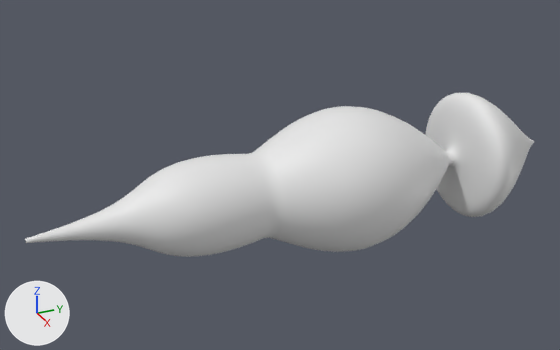
The glTF model frontend/public/fish524.glb, before and after one commit.
One viewpoint serves both versions: a 50 mm lens placed at (18.78, -14.22, 9.92), pointed at (-0.52, -5.53, 0.26). The lights are fixed; the arrows at lower left show +X, +Y and +Z. The first picture is the older version. Vertices at exactly the same position are counted once.

Names of what the first picture shows: 'Fish'.
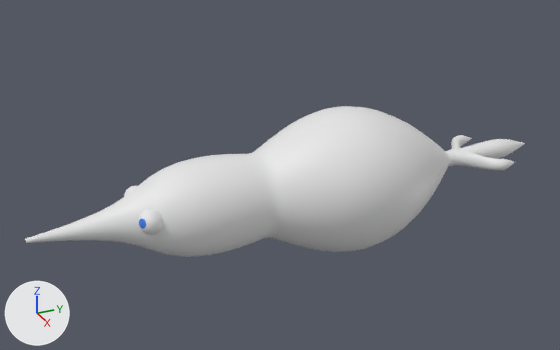
Where the change shows, as pixel boxes (x1, y1, x2, y2) in the pictures (560 x 350 px):
'Fish', reshaped (8% shorter): before (25, 93, 534, 257); after (25, 106, 525, 257)
part 1 of me_headmesh5_078, added: after (138, 209, 163, 235)
part 2 of me_headmesh5_078, added (mostly hidden): after (124, 186, 137, 197)
part 3 of me_headmesh5_078, cut back: before (425, 93, 534, 217); after (446, 135, 525, 171)

What the commit changed:
Material 'Material.695' (mat_material_695) is new.
Its base color is (0.0465, 0.203, 0.8) (blue #3d7ce7).
Material 'TailMaterial.347' (mat_tailmaterial_347) is new.
Its base color is (0.8, 0.8, 0.8) (white #e7e7e7).
me_headmesh5_078 is used by ob_fish; location (0.0, 0.0, 0.0).
me_headmesh5_078 had 6432 vertices, 12860 faces and spanned x -2.2..2.2, y -13.0..3.7, z -2.2..2.2.
me_headmesh5_078 now has 10147 vertices, 20349 faces and spans x -2.2..2.2, y -13.0..3.3, z -2.2..2.2.
me_headmesh5_078 part 1: a new loose piece of 482 vertices spanning x 0.4..1.1, y -10.2..-9.5, z -0.1..0.6.
me_headmesh5_078 part 2: a new loose piece of 482 vertices spanning x -1.1..-0.4, y -10.2..-9.5, z -0.1..0.6.
me_headmesh5_078 part 3: 18 vertices moved within x -0.2..0.2, y 0.1..0.2, z -0.3..0.3; 1438 vertices removed from x -2.0..2.0, y 0.2..3.7, z -2.0..2.0; 4189 vertices added at x -1.3..1.3, y 0.1..3.3, z -0.3..0.3.
me_headmesh5_078 gains material mat_material_695 (blue #3d7ce7).
me_headmesh5_078 gains material mat_tailmaterial_347 (white #e7e7e7).
